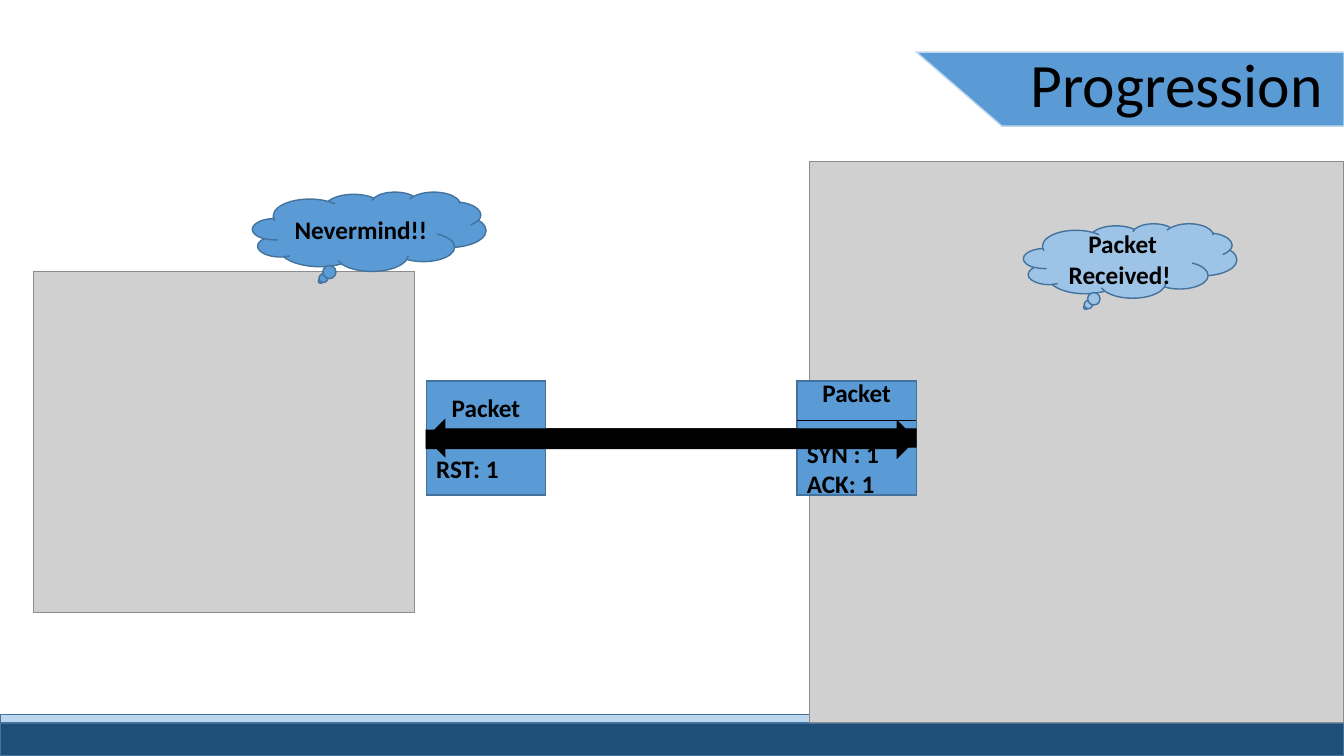
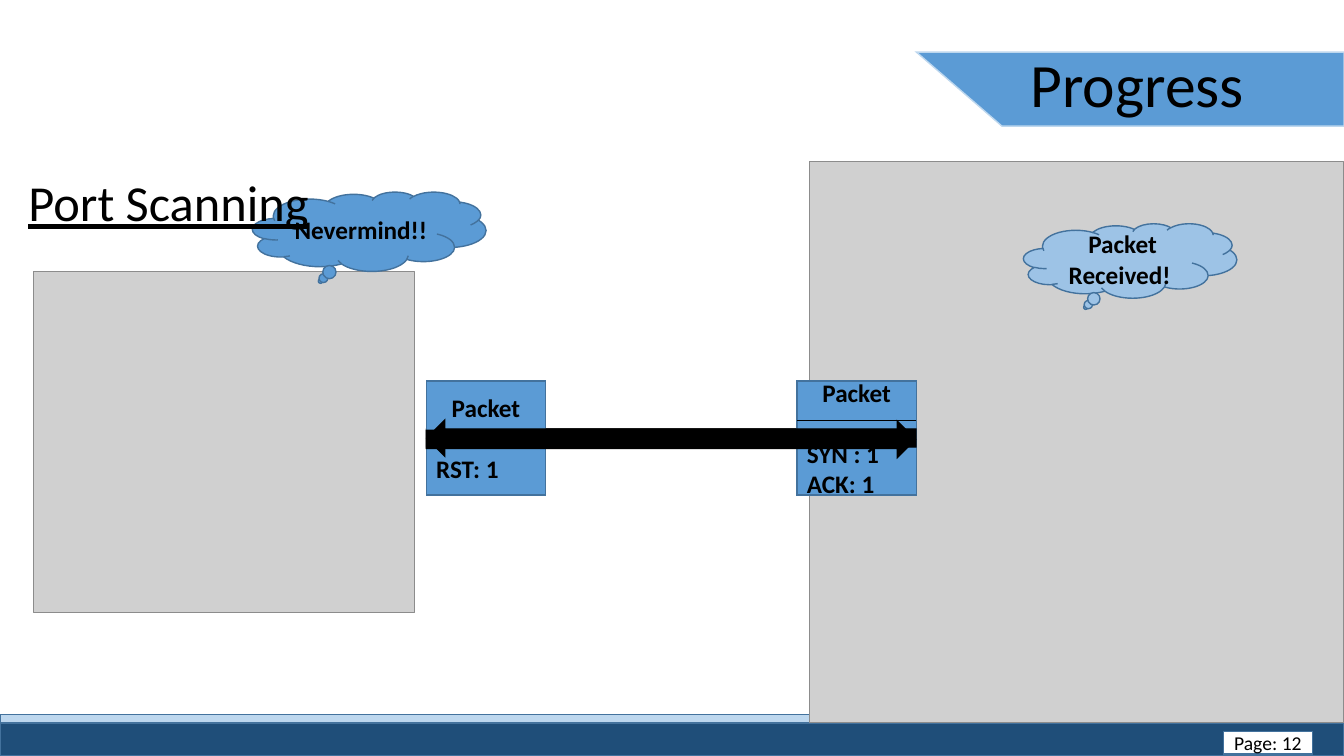
Before and after one commit to PromaChow/SPL_PROJECT, a slide deck: slide 10 of SPLmidPresentationFin.pptx (slide 12 before the commit). Drawn at 1344x756 pixels with LibreOffice and Linux fonts; fonts in the diff are those of the drawing; grey boxes stand for pictures. Boxes give left, top, right and bottom in pixels: in the first picture for what was removed or moved away, otherwise in the second. Text is boxed around its words. In the diff, an @@ line names an element or a change of style, - is before the commit and + after.

```diff
--- a/SPLmidPresentationFin.pptx
+++ b/SPLmidPresentationFin.pptx
@@ text at box(1031, 67, 1244, 118): text changed @@
-Progression
+Progress
@@ text added at box(28, 186, 309, 232), 36 pt, text #000000, underline @@
+Port Scanning
@@ rectangle added at box(1224, 731, 1313, 754), fill #FFFFFF, outline #43739E 1 pt, 14 pt, text #000000 @@
+Page: 12
```
Also in this commit, not shown: 14 other slides changed, 1 slide added.
